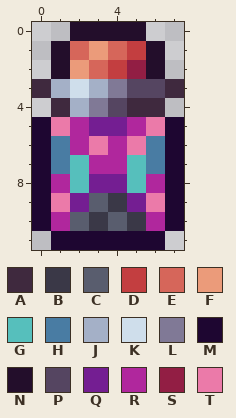
One commit to this pixel-art sprite: Items/Dyes/DiscordianInfernoDye.png. The picture above was drawn from the file before the commit.
The file is 16x24 pixels, drawn in blocks of 2x2; one block is one cell here.
Palette (. is transparent): A #3f293e  B #3a3847  C #595d6e  D #c33e40  E #d6665a  F #eb9b7a  G #56bfbc  H #497ca3  J #a4b0c7  K #cfdeeb  L #807996  M #1e0631  N #230e2b  P #554561  Q #741e92  R #b0279d  S #921e44  T #eb7aa9
The result:
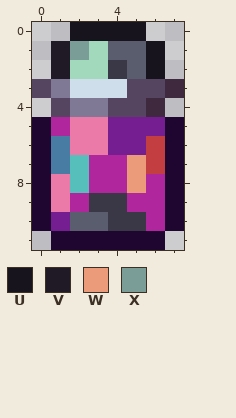
Colours new in this view: U #17141d  V #1f1a25  W #eb9b7a  X #7a9d97
From old to new:
Colour F changes from #eb9b7a to #a2d8bc.
The author changed colour C to colour B in row 9 at x 3; in row 10 at x 4.
The author changed colour D to colour B in row 2 at x 4.
The author changed colour B to colour C in row 10 at x 3.
The author changed colour D to colour C in row 1 at x 5.
The author changed colour E to colour C in row 1 at x 4.
The author changed colour S to colour C in row 2 at x 5.
The author changed colour H to colour D in rows 6 to 7 at x 6.
The author changed colour E to colour F in row 2 at x 3.
The author changed colour J to colour K in row 3 at x 3.
The author changed colour L to colour K in row 3 at x 4.
The author changed colour J to colour L in row 3 at x 1; in row 4 at x 2.
The author changed colour A to colour P in row 3 at x 0; in row 4 at x 1 and 5.
The author changed colour R to colour Q in row 5 at x 5; in row 6 at x 4; in row 10 at x 1.
The author changed colour T to colour Q in row 5 at x 6; in row 6 at x 5.
The author changed colour Q to colour R in row 8 at x 3 to 4; in row 9 at x 2 and 5.
The author changed colour T to colour R in row 5 at x 1; in row 9 at x 6.
The author changed colour Q to colour T in row 5 at x 3.
The author changed colour R to colour T in rows 5 to 6 at x 2; in row 8 at x 1.
The author changed colour N to colour U in row 0 at x 2 to 5; in rows 1 to 2 at x 6.
The author changed colour N to colour V in rows 1 to 2 at x 1.
The author changed colour G to colour W in rows 7 to 8 at x 5.
The author changed colour E to colour X in row 1 at x 2.
Boxes around the changes in both pictures, in picture pixels (x1, y1, x2, y2):
changed: (32, 22, 165, 231)
